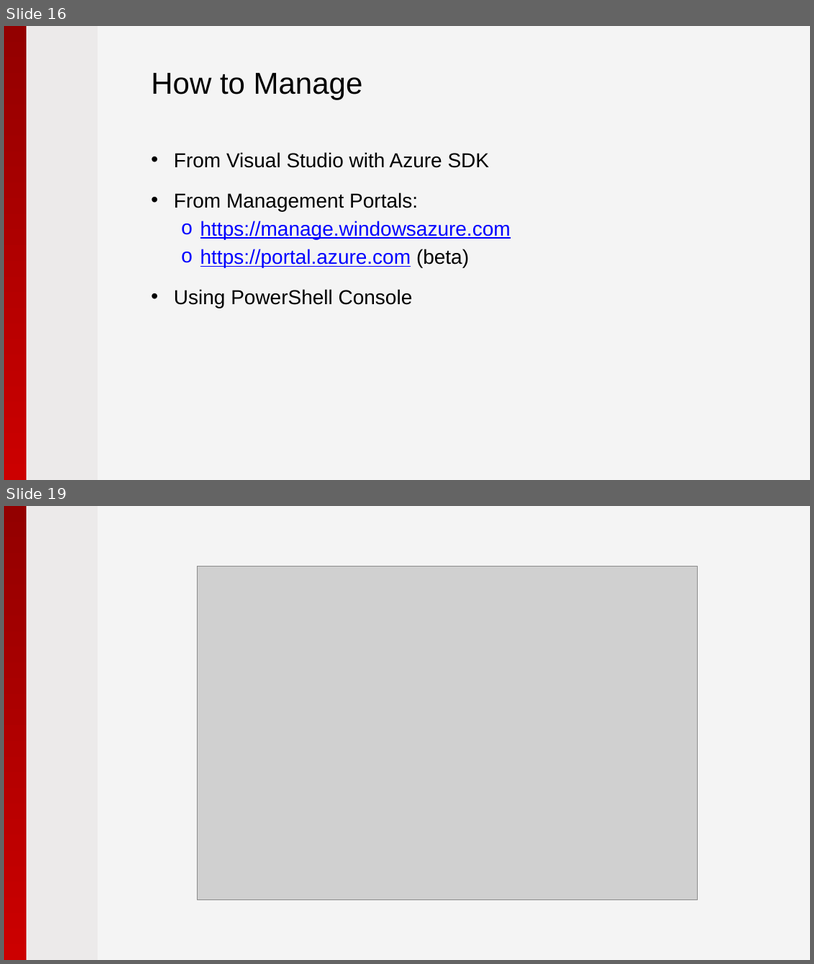
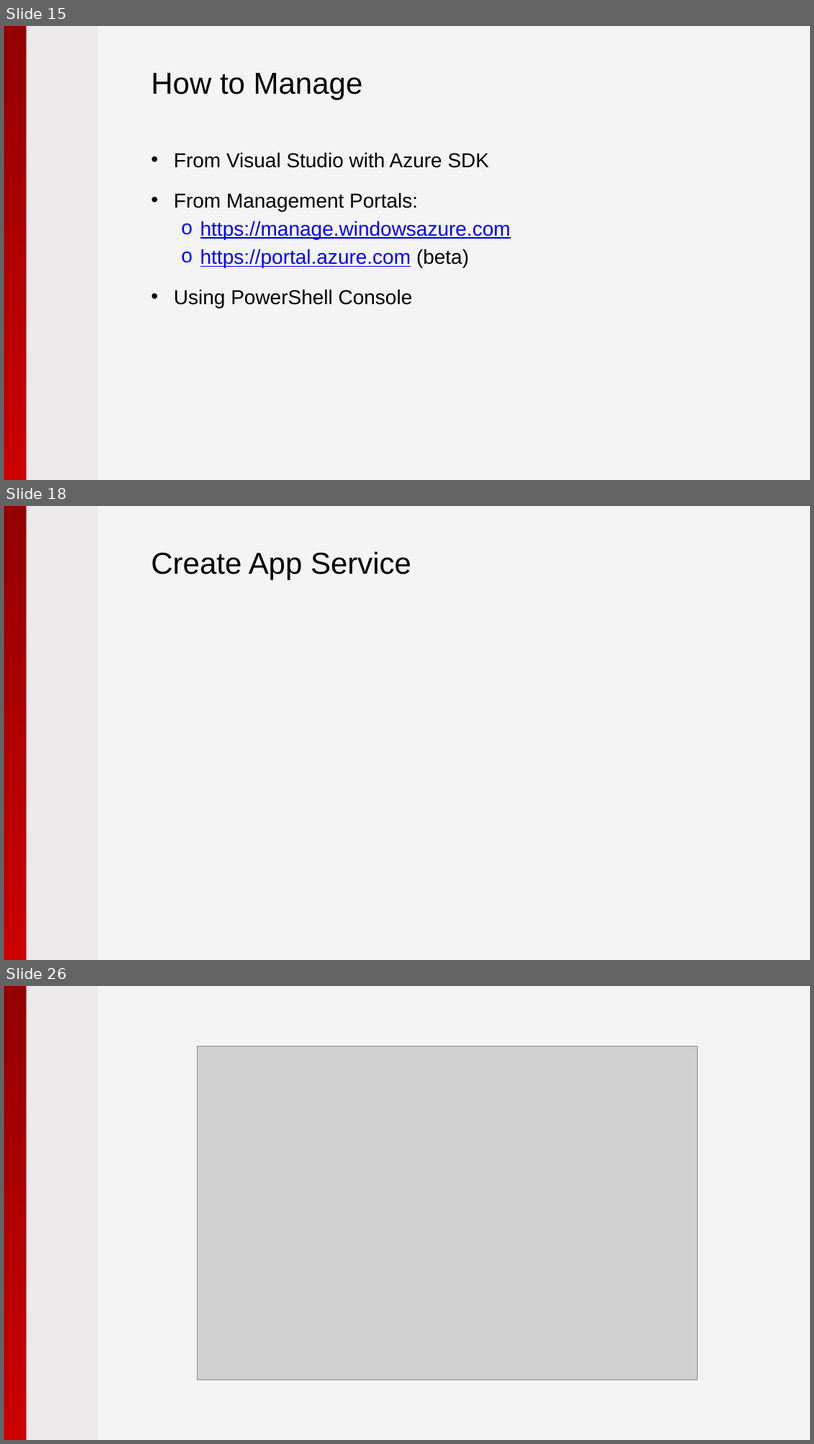
Before and after one commit to pryabov/Hackathon-2015, a slide deck: Presentation/2015 - Microsoft Azure.pptx. Shown one above the other, each under a label of ours: slides 16 and 19 before the commit, slides 15, 18 and 26 after it; the slides between them are not shown. The pictures are 814x964 and 814x1444 pixels, drawn with LibreOffice and Linux fonts; fonts in the diff are those of the drawing; grey boxes stand for pictures; background and template pictures are left out. Boxes give left, top, right and bottom in pixels: in the first picture for what was removed or moved away, otherwise in the second. Text is boxed around its words. In the diff, an @@ line names an element or a change of style, - is before the commit and + after.

```diff
--- a/Presentation/2015 - Microsoft Azure.pptx
+++ b/Presentation/2015 - Microsoft Azure.pptx
@@ slide 18 added at (4, 506, 810, 960), background #F4F4F4; not listed: 2 template elements that a slide beside it also shows @@
@@ title added at (151, 551, 412, 580), 36 pt, text #000000 @@
+Create App Service
@@ what was slide 16 is now slide 15 @@
@@ what was slide 19 is now slide 26 @@
```
Also in this commit, not shown: 4 slides changed, 7 other slides added, 1 slide removed.
